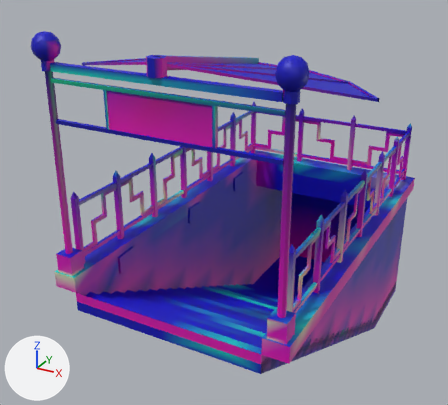
Before and after pictures for a commit that changed the glTF model assets/eclipse/lab/kiosk.glb.
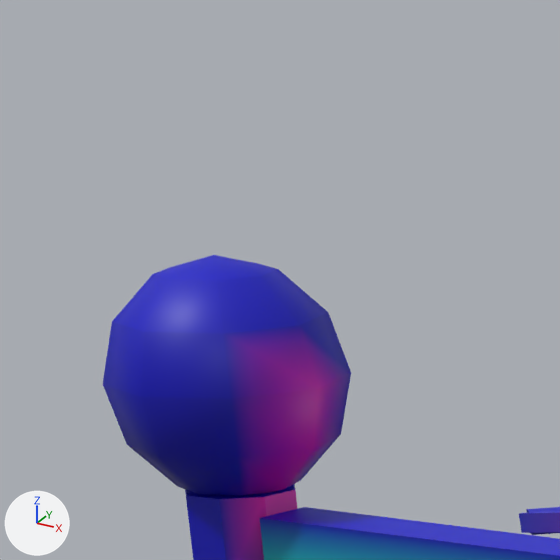
The first picture shows the older version from a camera (50 mm lens) standing at (4.15, -5.78, 4.85) and looking at (-0.91, 3.41, 0.25). The close-ups show the older and then the newer version on the part from 4% to 19% of the width and 0% to 17% of the height of that picture. Only the edits that show in the close-ups are written down. Arrows for +X, +Y and +Z are at lower left; the lights stay in place. Vertices at exactly the same position are counted once.

In view in the first close-up: 'kiosk_canopy_frame', 'kiosk_girder', 'kiosk_lamp_left', 'kiosk_lamp_left_globe'.
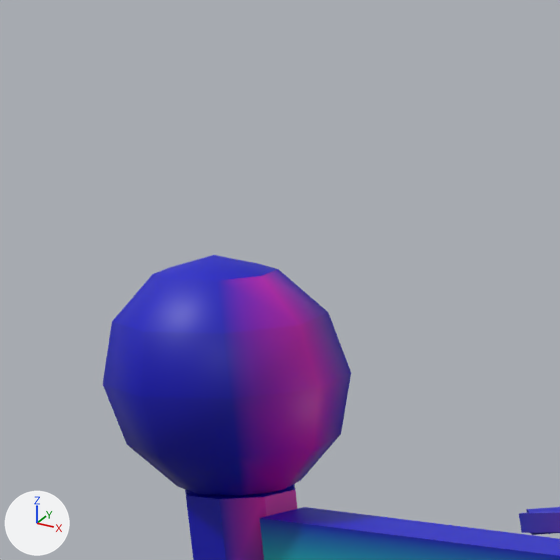
Edits to the bpy script that builds the scene:
```text
Change me_kiosk_lamp_left_globe:
    where me_kiosk_lamp_left_globe.from_pydata(...)  # 42 vertices, 80 faces; spans x -1.875..-1.5, y -0.037..0.338, z 3.312..3.688
    used by ob_kiosk_lamp_left_globe; location = (0.0, 0.0, 0.0)
    me_kiosk_lamp_left_globe part 1: 34 faces centred in x -1.811..-1.551, y 0.026..0.311, z 3.329..3.64 are repainted in the vertex colours; the middle colour stays blue #0000bc
    me_kiosk_lamp_left_globe part 2: 8 faces centred in x -1.634..-1.527, y 0.068..0.232, z 3.329..3.562 are repainted in the vertex colours; the middle colour goes from blue #0000bc to pink #dd00bc
```

Where the change shows, as pixel boxes [x1, y1, x2, y2] in the close-ups (560 x 560 px):
part 1 of me_kiosk_lamp_left_globe, recoloured (lighter)
    both: [218, 269, 348, 369]
part 2 of me_kiosk_lamp_left_globe, recoloured
    both: [224, 325, 348, 378]
